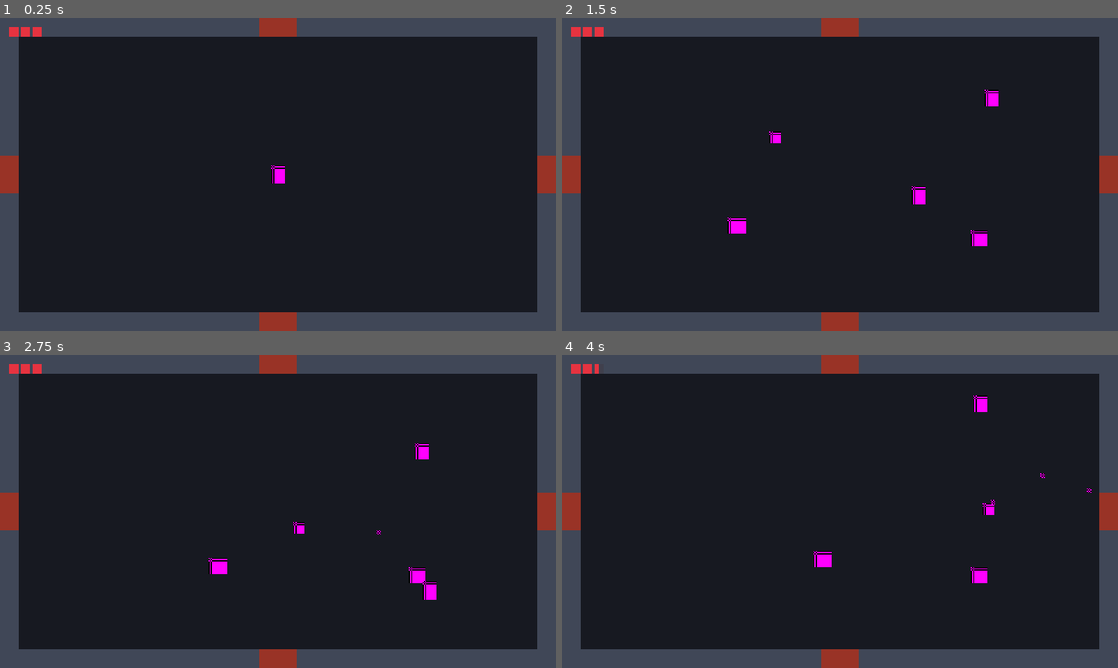
Above: before the commit, frames 1-4 (two rows, left to right).
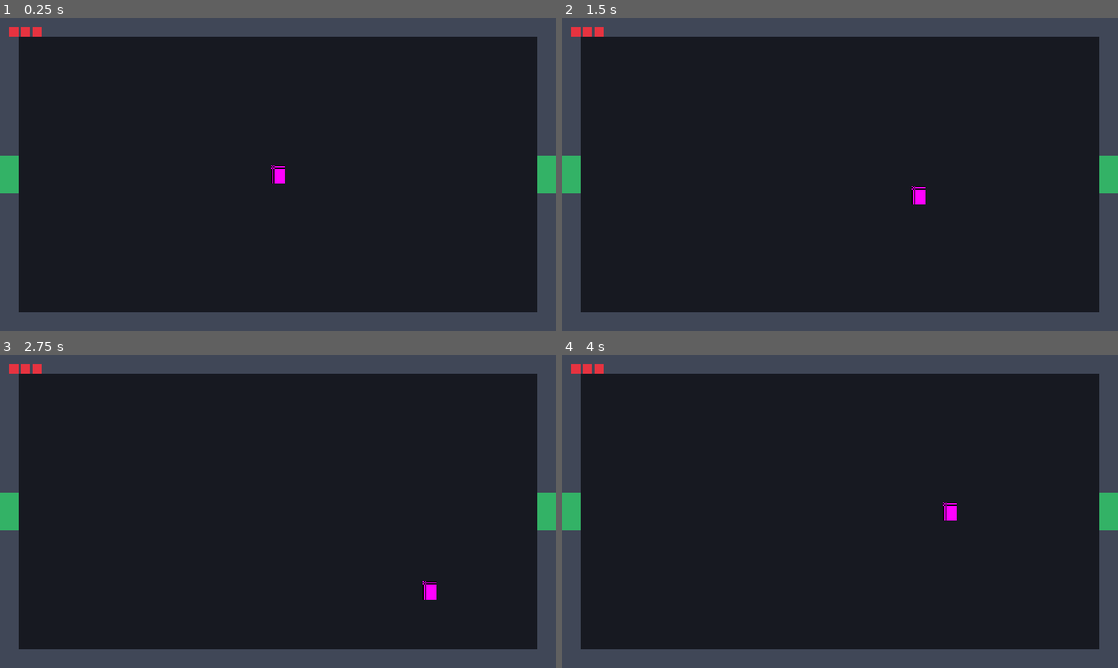
Above: after the commit, the same moments.

Repository: jaredoka/pale-orbit
Game: Godot game, scene res://scenes/main/Main.tscn
Same seed, same stepped clock (60 frames per second), same inputs: the game is played once before the commit and once after it.
Inputs:
- Up to frame 1 (0.25 s): no input
- Up to frame 2 (1.5 s): hold D (move_right) 0.53-1.28 s; hold S (move_down) from 1.28 s (still down)
- Up to frame 3 (2.75 s): release S (move_down) at 2.03 s; hold D (move_right) from 2.03 s (still down)
- Up to frame 4 (4 s): release D (move_right) at 2.78 s; hold W (move_up) 2.78-3.53 s; hold A (move_left) from 3.53 s (still down)

The runs differ from the first frame. In frame 1, 1.6% of the frame differs, in the area x 0-100%, y 0-100%; in frame 2, 2.2%; in frame 3, 2.2%; in frame 4, 2.4%.

Commit message:
T12: Main orchestrator — floor generation from rng_seed (--seed= support), room instancing, door transitions, camera snap
Co-Authored-By: Claude Fable 5 <noreply@anthropic.com>

Diff:
--- a/scenes/main/main.gd
+++ b/scenes/main/main.gd
@@ -1,21 +1,67 @@
 extends Node2D
-## Run orchestrator. Until T12: loads a single Room; floor generation lands in M2.
+## Run orchestrator: generates the floor from GameState.rng_seed, instances rooms,
+## handles door transitions with camera snap (RM-3). Supports `-- --seed=N`.
 
 const ROOM_SCENE := preload("res://scenes/rooms/Room.tscn")
+const ROOM_SIZE := Vector2(480, 270)
+const DOOR_INSET := 30.0
+
+const DOOR_LOCAL := {
+	Vector2i(0, -1): Vector2(240, 8),
+	Vector2i(0, 1): Vector2(240, 262),
+	Vector2i(1, 0): Vector2(472, 135),
+	Vector2i(-1, 0): Vector2(8, 135),
+}
+
+var floor_rooms: Dictionary = {}
+var projectile_pool: ProjectilePool
+var _current_room_node: Node2D = null
 
 @onready var room_holder: Node2D = $RoomHolder
 @onready var player: CharacterBody2D = $Player
 @onready var camera: Camera2D = $Camera2D
 @onready var projectile_layer: Node2D = $ProjectileLayer
 
-var projectile_pool: ProjectilePool
-
 
 func _ready() -> void:
-	GameState.start_run()
+	GameState.start_run(_seed_from_args())
 	projectile_pool = ProjectilePool.new(projectile_layer)
 	GameState.projectile_pool = projectile_pool
 	player.projectile_pool = projectile_pool
-	room_holder.add_child(ROOM_SCENE.instantiate())
-	player.position = Vector2(240, 135)
-	camera.position = Vector2(240, 135)
+	floor_rooms = FloorGenerator.new().generate(GameState.rng_seed)
+	_enter_room(Vector2i.ZERO, Vector2i.ZERO)
+
+
+func _seed_from_args() -> int:
+	for arg in OS.get_cmdline_user_args():
+		if arg.begins_with("--seed="):
+			return int(arg.trim_prefix("--seed="))
+	return -1
+
+
+func _enter_room(coord: Vector2i, entry_dir: Vector2i) -> void:
+	if _current_room_node != null:
+		_current_room_node.queue_free()
+	projectile_pool.deactivate_all()
+
+	var room: Node2D = ROOM_SCENE.instantiate()
+	room.setup(floor_rooms[coord])
+	room.position = Vector2(coord) * ROOM_SIZE
+	room.door_entered.connect(_on_door_entered)
+	room_holder.add_child(room)
+	_current_room_node = room
+
+	var room_origin: Vector2 = room.position
+	if entry_dir == Vector2i.ZERO:
+		player.global_position = room_origin + ROOM_SIZE / 2.0
+	else:
+		var entry_door: Vector2 = DOOR_LOCAL[-entry_dir]
+		player.global_position = room_origin + entry_door + Vector2(entry_dir) * DOOR_INSET
+	camera.position = room_origin + ROOM_SIZE / 2.0
+
+	GameState.current_room = coord
+	GameState.room_entered.emit(coord)
+
+
+func _on_door_entered(direction: Vector2i) -> void:
+	_enter_room(GameState.current_room + direction, direction)
--- a/scenes/rooms/door.gd
+++ b/scenes/rooms/door.gd
@@ -9,6 +9,7 @@
 @export var direction: Vector2i = Vector2i.UP
 
 var locked: bool = true
+var disabled: bool = false  # no neighbor room behind this wall — permanently sealed
 
 @onready var blocker_shape: CollisionShape2D = $Blocker/CollisionShape2D
 @onready var visual: ColorRect = $Visual
@@ -25,8 +26,17 @@
 
 
 func open() -> void:
+	if disabled:
+		return
 	locked = false
 	_apply_state()
+
+
+func disable() -> void:
+	disabled = true
+	locked = true
+	_apply_state()
+	visual.color = Color(0.25, 0.28, 0.34)  # blend into the wall
 
 
 func _apply_state() -> void:
--- a/scenes/rooms/room.gd
+++ b/scenes/rooms/room.gd
@@ -1,10 +1,14 @@
 extends Node2D
 ## Room: locks doors while enemies live, opens on clear, persists via GameState.cleared
-## (RM-1, RM-2). Spawn markers carry an "enemy_scene" metadata path.
+## (RM-1, RM-2). setup(data) must be called before add_child; doors without a
+## generated neighbor are sealed. Forwards door triggers to Main via door_entered.
+
+signal door_entered(direction: Vector2i)
 
 const TELEGRAPH_TIME := 0.4
 
-@export var coord: Vector2i = Vector2i.ZERO
+var data: RoomData = null
+var coord: Vector2i = Vector2i.ZERO
 
 var _alive: int = 0
 var _started: bool = false
@@ -13,11 +17,30 @@
 @onready var spawns: Node2D = $Spawns
 
 
+func setup(p_data: RoomData) -> void:
+	data = p_data
+	coord = p_data.coord
+
+
 func _ready() -> void:
-	if GameState.cleared.get(coord, false):
+	for door in doors:
+		if data != null and not data.doors.has(coord + door.direction):
+			door.disable()
+		else:
+			door.player_entered.connect(func(dir: Vector2i) -> void: door_entered.emit(dir))
+	if GameState.cleared.get(coord, false) or _is_safe_room():
+		GameState.cleared[coord] = true
 		_open_all()
 	else:
 		_start_encounter()
+
+
+func _is_safe_room() -> bool:
+	if data == null:
+		return false
+	return data.type == FloorGenerator.RoomType.START \
+			or data.type == FloorGenerator.RoomType.TREASURE \
+			or data.type == FloorGenerator.RoomType.BOSS  # boss arrives in T15
 
 
 func _start_encounter() -> void:
--- a/scripts/projectile_pool.gd
+++ b/scripts/projectile_pool.gd
@@ -24,3 +24,9 @@
 			p.activate(config)
 			return
 	# Pool exhausted: drop the shot rather than allocate.
+
+
+func deactivate_all() -> void:
+	for faction: StringName in _pools:
+		for p in _pools[faction]:
+			p.deactivate()
Not shown, changed: docs/TASKS.md
